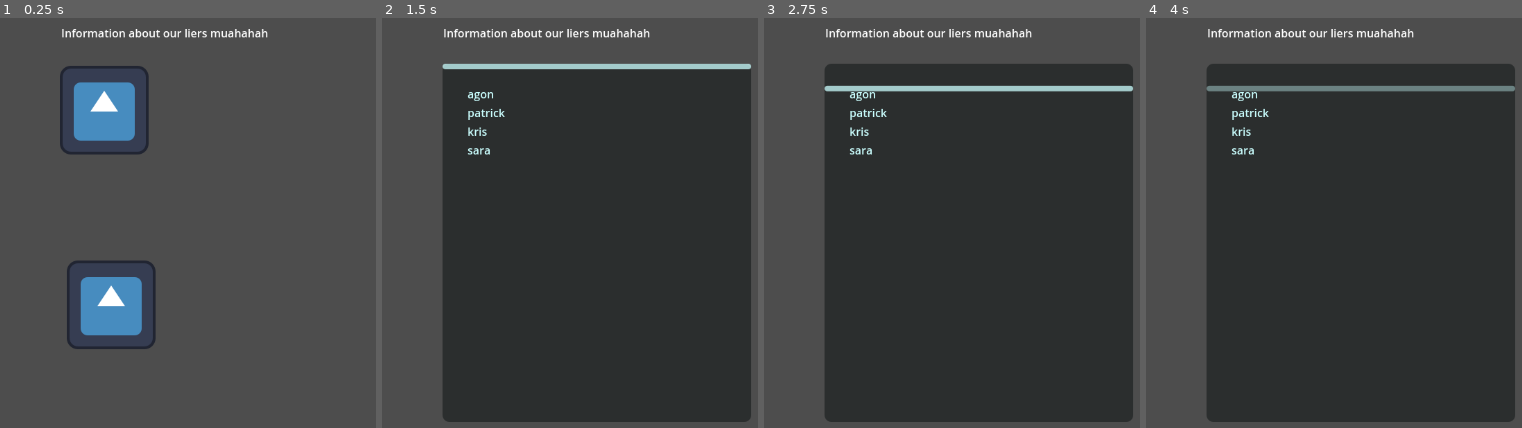
Above: before the commit, frames 1-4 (left to right).
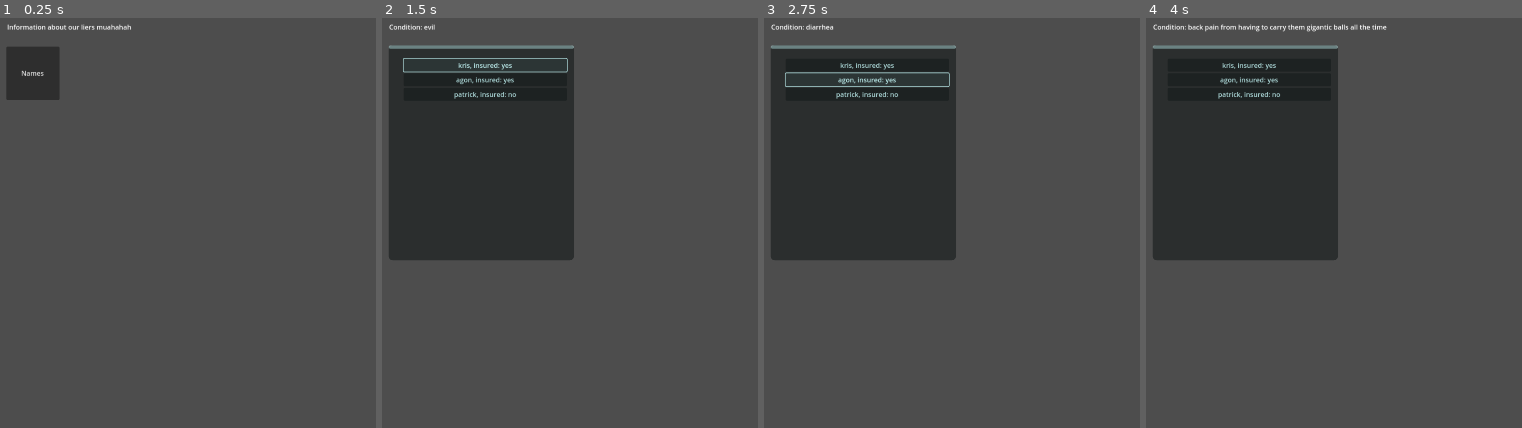
Above: after the commit, the same moments.

Repository: AgonGuri/vacation_please
Game: Godot game, scene res://scenes/pc_ui.tscn
Two runs of this game, one before a commit and one after it. Both use one fixed random seed, a clock stepped at 60 frames per second and the inputs below. The engine's default icon, where the game draws it, is replaced by a stand-in: a white triangle on a blue panel in a dark square.
Inputs (mouse positions are in pixels of both pictures, inside the frame that each line leads up to; where the layout moved, square brackets give the same spot in the first picture):
- Up to frame 1 (0.25 s): no input
- Up to frame 2 (1.5 s): click (415, 71) [487, 108] at 0.5 s; click (483, 67) at 1.25 s, where only the run after the commit has a clickable "kris, insured: yes"
- Up to frame 3 (2.75 s): click (865, 79) at 2 s, where only the run after the commit has a clickable "agon, insured: yes"
- Up to frame 4 (4 s): click (1247, 95) at 2.75 s, where only the run after the commit has a clickable "patrick, insured: no"; click (1412, 231) [outside the picture] at 3.5 s

The runs differ from the first frame. In frame 1, 8.6% of the frame differs, in the area x 1-72%, y 1-81%; in frame 2, 66%; in frame 3, 66%; in frame 4, 66%, in the area x 1-99%, y 1-99%.

Commit message:
customers added to ui

Diff:
--- a/client_res/client_resource_example.tres
+++ b/client_res/client_resource_example.tres
@@ -1,6 +1,6 @@
 [gd_resource type="Resource" script_class="CustomerResource" load_steps=2 format=3 uid="uid://dqnesgqkehx8k"]
 
-[ext_resource type="Script" uid="uid://gekfvna5qo3b" path="res://scripts/customer_restource.gd" id="1_p16ik"]
+[ext_resource type="Script" uid="uid://gekfvna5qo3b" path="res://scripts/customer_resource.gd" id="1_p16ik"]
 
 [resource]
 script = ExtResource("1_p16ik")
--- a/project.godot
+++ b/project.godot
@@ -14,6 +14,12 @@
 run/main_scene="uid://boepidkh0v6vi"
 config/features=PackedStringArray("4.5", "GL Compatibility")
 config/icon="res://icon.svg"
+<<<<<<<HEADrun/main_scene="uid://boepidkh0v6vi"
+
+[display]
+
+window/size/viewport_width=1920
+window/size/viewport_height=1080
 
 [rendering]
 
--- a/scenes/pc_ui.gd
+++ /dev/null
@@ -1,51 +0,0 @@
-extends Control
-
-var animals_list = [
-	{"name": "agon", "insured": false},
-	{"name": "patrick", "insured": true},
-	{"name": "kris", "insured": true},
-	{"name": "sara", "insured": false},
-]
-
-var conditions_list = ["broken nose", "dirrahea", "eye infection", "uncotrollable laughing"]
-
-@onready var animals = $NameList/Names
-@onready var namesButton = $NamesButton
-@onready var nameContainer = $NameList
-@onready var conditions = $ConditionList/Conditions
-@onready var conditionContainer = $ConditionList
-@onready var information = $Information
-@onready var document = $DocumentButton
-@onready var conditionsButton = $ConditionsButton
-
-func _ready():
-	namesButton.pressed.connect(on_names_button_pressed)
-	conditionsButton.pressed.connect(on_conditions_button_pressed)
-	nameContainer.visible = false
-	conditionContainer.visible = false
-
-func on_names_button_pressed():
-	namesButton.visible = false
-	conditionsButton.visible = false
-	conditions.visible = false
-	conditionContainer.visible = false
-	nameContainer.visible = !nameContainer.visible
-	for animal in animals_list:
-		var label = Label.new()
-		label.text = animal.name
-		label.mouse_filter = Control.MOUSE_FILTER_STOP
-		animals.add_child(label)
-		#//meContainer.scroll_vertical = 0
-
-func on_conditions_button_pressed():
-	namesButton.visible = false
-	conditionsButton.visible = false
-	animals.visible = false
-	nameContainer.visible = false
-	conditionContainer.visible = !conditionContainer.visible
-	for condition in conditions_list:
-		var label = Label.new()
-		label.text = condition
-		label.mouse_filter = Control.MOUSE_FILTER_STOP
-		conditions.add_child(label)
-		#//meContainer.scroll_vertical = 0
--- a/scenes/pc_ui.tscn
+++ b/scenes/pc_ui.tscn
@@ -1,6 +1,6 @@
 [gd_scene load_steps=3 format=3 uid="uid://boepidkh0v6vi"]
 
-[ext_resource type="Script" uid="uid://buqdbalrqiqqs" path="res://scenes/pc_ui.gd" id="1_gro16"]
+[ext_resource type="Script" uid="uid://buqdbalrqiqqs" path="res://scripts/pc_ui.gd" id="1_gro16"]
 [ext_resource type="Texture2D" uid="uid://b8my5ra1jwicu" path="res://icon.svg" id="2_yj1s0"]
 
 [node name="MainUI" type="Control"]
@@ -20,13 +20,13 @@
 offset_bottom = 48.0
 text = "Information about our liers muahahah"
 
-[node name="NamesButton" type="TextureButton" parent="."]
+[node name="NamesButton" type="Button" parent="."]
 layout_mode = 0
 offset_left = 193.0
 offset_top = 69.0
 offset_right = 321.0
 offset_bottom = 197.0
-texture_normal = ExtResource("2_yj1s0")
+text = "Names"
 
 [node name="NameList" type="VScrollBar" parent="."]
 modulate = Color(0.79607844, 1, 1, 1)
@@ -55,7 +55,7 @@
 layout_mode = 0
 offset_left = 196.0
 offset_top = 63.0
-offset_right = 638.0
+offset_right = 783.0
 offset_bottom = 589.0
 
 [node name="Conditions" type="VBoxContainer" parent="ConditionList"]
--- /dev/null
+++ b/scripts/customers/1.tres
@@ -0,0 +1,12 @@
+[gd_resource type="Resource" script_class="CustomerResource" load_steps=2 format=3 uid="uid://nmj5dyljxfuv"]
+
+[ext_resource type="Script" uid="uid://gekfvna5qo3b" path="res://scripts/customer_resource.gd" id="1_48ace"]
+
+[resource]
+script = ExtResource("1_48ace")
+name = "kris"
+condition = "evil"
+price = 50000
+insured = true
+lie = "impossible to be a lie"
+metadata/_custom_type_script = "uid://gekfvna5qo3b"
--- /dev/null
+++ b/scripts/customers/2.tres
@@ -0,0 +1,12 @@
+[gd_resource type="Resource" script_class="CustomerResource" load_steps=2 format=3 uid="uid://mduxa7cw0neo"]
+
+[ext_resource type="Script" uid="uid://gekfvna5qo3b" path="res://scripts/customer_resource.gd" id="1_ei7qp"]
+
+[resource]
+script = ExtResource("1_ei7qp")
+name = "agon"
+condition = "diarrhea"
+price = 233
+insured = true
+lie = "na. he is a shittypants"
+metadata/_custom_type_script = "uid://gekfvna5qo3b"
--- /dev/null
+++ b/scripts/customers/3.tres
@@ -0,0 +1,11 @@
+[gd_resource type="Resource" script_class="CustomerResource" load_steps=2 format=3 uid="uid://nlqlc5ugoov6"]
+
+[ext_resource type="Script" uid="uid://gekfvna5qo3b" path="res://scripts/customer_resource.gd" id="1_u80nh"]
+
+[resource]
+script = ExtResource("1_u80nh")
+name = "patrick"
+condition = "back pain from having to carry them gigantic balls all the time"
+price = 60
+lie = "hm"
+metadata/_custom_type_script = "uid://gekfvna5qo3b"
--- /dev/null
+++ b/scripts/pc_ui.gd
@@ -0,0 +1,63 @@
+extends Control
+
+#var animals_list = [
+	#{"name": "agon", "insured": false},
+	#{"name": "patrick", "insured": true},
+	#{"name": "kris", "insured": true},
+	#{"name": "sara", "insured": false},
+#]
+
+#var conditions_list = ["broken nose", "dirrahea", "eye infection", "uncotrollable laughing"]
+var customer_resource: Array[CustomerResource] = []
+
+@onready var animals = $NameList/Names
+@onready var namesButton = $NamesButton
+@onready var nameContainer = $NameList
+@onready var conditions = $ConditionList/Conditions
+@onready var conditionContainer = $ConditionList
+@onready var information = $Information
+@onready var document = $DocumentButton
+@onready var conditionsButton = $ConditionsButton
+
+func _ready():
+	customer_resource = [
+		preload("res://scripts/customers/1.tres"),
+		preload("res://scripts/customers/2.tres"),
+		preload("res://scripts/customers/3.tres")
+	]
+
+	namesButton.pressed.connect(on_names_button_pressed)
+	#conditionsButton.pressed.connect(on_conditions_button_pressed)
+	nameContainer.visible = false
+	conditionContainer.visible = false
+	conditionsButton.visible = false
+
+func on_names_button_pressed():
+	namesButton.visible = false
+	conditionsButton.visible = false
+	conditions.visible = false
+	conditionContainer.visible = false
+	nameContainer.visible = !nameContainer.visible
+	for customer in customer_resource:
+		var button = Button.new()
+		var insured_text = "yes" if customer.insured else "no"
+		button.text = "%s, insured: %s" % [customer.name, insured_text]
+		#//meContainer.scroll_vertical = 0
+		button.pressed.connect(Callable(self, "customer_button_click").bind(customer))
+		animals.add_child(button)
+
+#func on_conditions_button_pressed():
+	#namesButton.visible = false
+	#conditionsButton.visible = false
+	#animals.visible = false
+	#nameContainer.visible = false
+	#conditionContainer.visible = !conditionContainer.visible
+	#for condition in customer_resource:
+		#var label = Label.new()
+		#label.text = condition.condition
+		#label.mouse_filter = Control.MOUSE_FILTER_STOP
+		#conditions.add_child(label)
+		##//meContainer.scroll_vertical = 0
+
+func customer_button_click(customer: CustomerResource):
+		information.text = "Condition: %s" % customer.condition
Not shown, changed: Assets/catalog-cover-standin-hover.jpg.import
Not shown, changed: Assets/catalog-cover-standin.jpg.import
Not shown, changed: Assets/catalogue_stand_in.jpg.import
Not shown, changed: assets/interactable/catalog_1.png.import
Not shown, changed: assets/interactable/catalog_2.png.import
Not shown, changed: assets/layout/frony_layout.png.import
Renamed: scripts/customer_restource.gd -> scripts/customer_resource.gd
Renamed: scripts/customer_restource.gd.uid -> scripts/customer_resource.gd.uid
Renamed: scenes/pc_ui.gd.uid -> scripts/pc_ui.gd.uid
